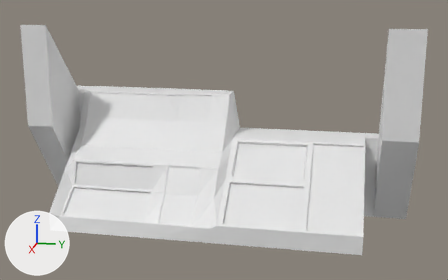
The FBX model Assets/3d/Cock pit.fbx as it was, and as the next commit left it.
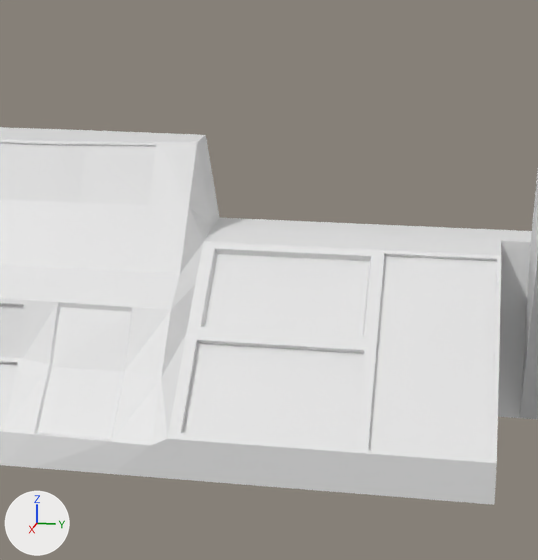
Each version appears first whole from a camera (50 mm lens) standing at (11.53, 2.58, 3.62) and looking at (-0.18, 0.24, 0.69), and next in a close-up on the part from 32% to 85% of the width and 11% to 100% of the height. Every picture has the same lights, and +X, +Y and +Z are marked at lower left. The older version's two pictures come first. Where no turn or scale is listed for an object, it has been applied to the vertices.
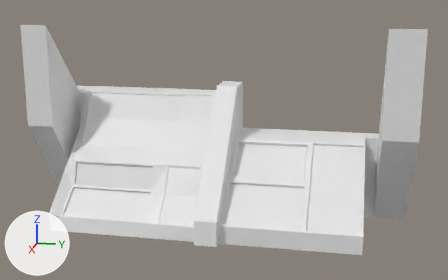
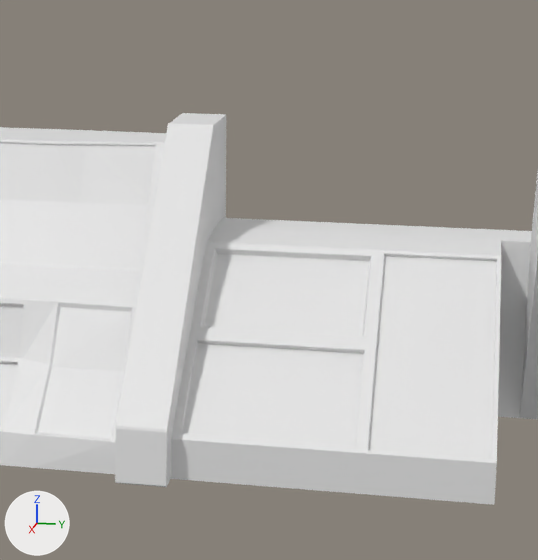
The change, as a diff of the scene's bpy script:
```diff
--- a/Assets/3d/Cock pit.fbx.py
+++ b/Assets/3d/Cock pit.fbx.py
@@ me_cube_003 @@
+me_cube_003.from_pydata(...)  # 360 vertices, 716 faces; spans x -1.73..1.08, y -0.22..0.22, z -1.0..1.65
@@ ob_scock @@
+ob_scock = bpy.data.objects.new('Scock', me_cube_003)
+ob_scock.location = (0.103, 0.154, 0.0)
```

Pixel boxes (x1, y1, x2, y2) of what changed, in the close-ups (538 x 560 px):
'Scock', added: after (115, 113, 226, 487)
